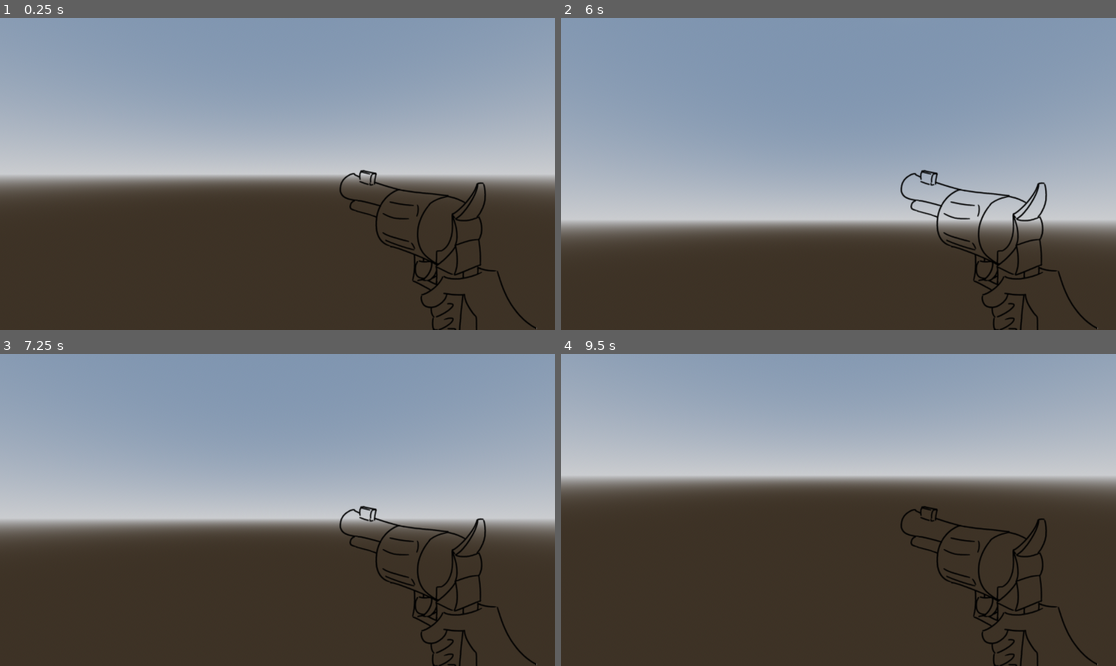
Above: before the commit, frames 1-4 (two rows, left to right).
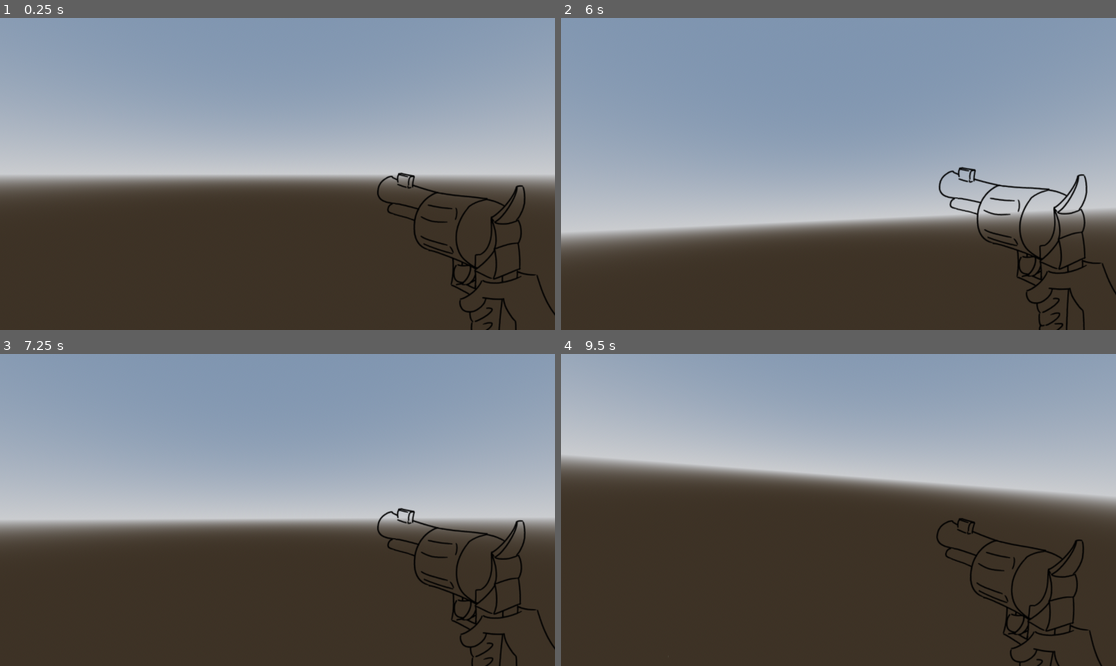
Above: after the commit, the same moments.

Repository: BootaroTC/GameJam---Gumshoe
Game: Godot game, scene res://Scene/TestScene/node_3d.tscn
Two runs of this game, one before a commit and one after it. Both use one fixed random seed, a clock stepped at 60 frames per second and the inputs below.
Inputs (mouse positions are in pixels of both pictures, inside the frame that each line leads up to):
- Up to frame 1 (0.25 s): no input
- Up to frame 2 (6 s): tap Enter at 0.5, 2, 3.5 s; move the mouse to (866, 174) at 0.52 s; hold W (forward) 0.53-5.78 s; tap Space at 1.25, 2.75, 4.25 s; move the mouse to (810, 174) at 1.27 s; move the mouse to (849, 167) at 2.02 s; move the mouse to (832, 180) at 2.77 s; move the mouse to (877, 177) at 3.52 s; move the mouse to (794, 170) at 4.27 s; move the mouse to (844, 174) at 5.02 s; move the mouse to (816, 167) at 5.77 s; hold D (right) from 5.78 s (still down)
- Up to frame 3 (7.25 s): move the mouse to (305, 510) at 6.52 s; release D (right) at 6.53 s; hold W (forward) from 6.53 s (still down)
- Up to frame 4 (9.5 s): move the mouse to (810, 510) at 7.27 s; move the mouse to (849, 503) at 8.02 s; move the mouse to (832, 516) at 8.77 s; release W (forward) at 8.78 s; hold A (left) from 8.78 s (still down)

The runs differ from the first frame. In frame 1, 2.7% of the frame differs, in the area x 61-100%, y 48-100%; in frame 2, 7.7%; in frame 3, 2.7%; in frame 4, 9.4%, in the area x 0-100%, y 32-100%.

Commit message:
Camera Tilt

Diff:
--- a/Scene/PlayerScene/player.tscn
+++ b/Scene/PlayerScene/player.tscn
@@ -38,7 +38,7 @@
 [node name="Neck" type="Node3D" parent="."]
 
 [node name="Sprite3D" type="Sprite3D" parent="Neck"]
-transform = Transform3D(0.75, 0, 0, 0, 0.75, 0, 0, 0, 0.75, 0.10956633, 0.7344307, -0.97177434)
+transform = Transform3D(0.75, 0, 0, 0, 0.75, 0, 0, 0, 0.75, 0.22978711, 0.7254901, -0.9629185)
 pixel_size = 0.001
 texture = ExtResource("2_3csk6")
 
--- a/Scripts/PlayerScript/player.gd
+++ b/Scripts/PlayerScript/player.gd
@@ -3,11 +3,23 @@
 
 @export var SPEED = 5.0
 @export var mouse_sens:float = 0.01
+@export var camera_tilt_val:float = 4
+@export var max_tilt = 0.08
+@export var target_tilt = 0.0
+
 
 @onready var neck: Node3D = $Neck
+@onready var camera_3d: Camera3D = $Neck/Camera3D
 
 func _ready() -> void:
 	Input.mouse_mode = Input.MOUSE_MODE_CAPTURED
+
+
+func camera_tilt(delta):
+	var input_axis = Input.get_axis("left", "right")
+	target_tilt = -input_axis * max_tilt
+
+	camera_3d.rotation.z = lerp(camera_3d.rotation.z, target_tilt, camera_tilt_val * delta)
 
 
 func _input(event: InputEvent) -> void:
@@ -18,6 +30,8 @@
 		neck.rotation.x = deg_to_rad(clamp(rad_to_deg(neck.rotation.x), -90, 50))
 
 func movement(delta):
+	camera_tilt(delta)
+
 	if not is_on_floor():
 		velocity += get_gravity() * delta
 
@@ -35,7 +49,3 @@
 
 func _physics_process(delta: float) -> void:
 	movement(delta)
-
-
-# hi there do this and i will kiss you
-#try this
